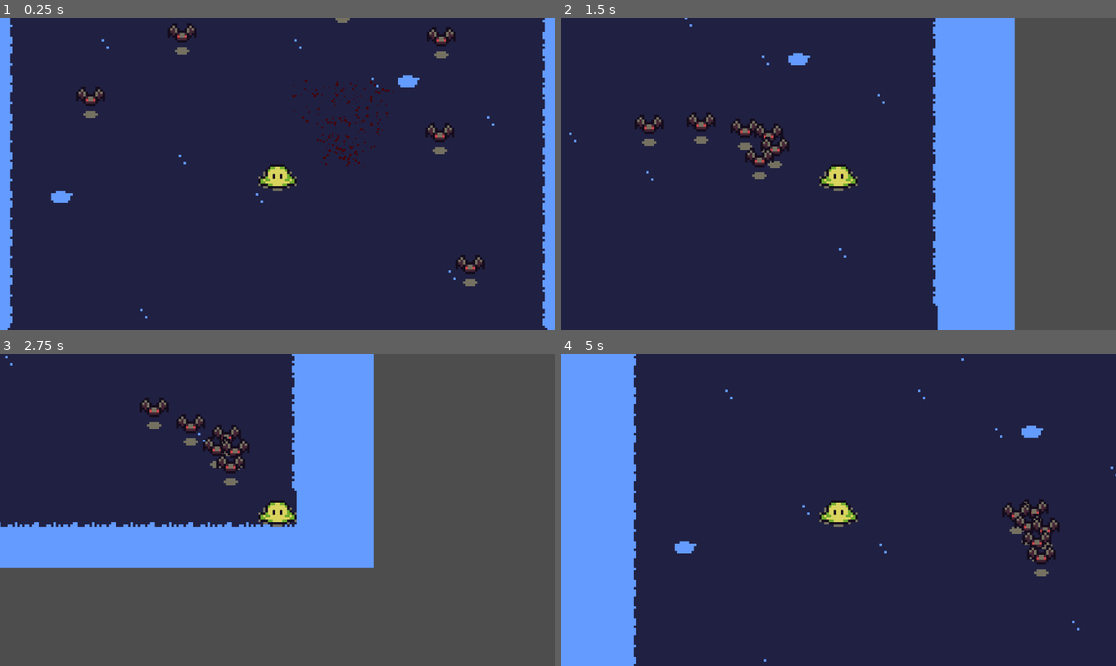
Above: before the commit, frames 1-4 (two rows, left to right).
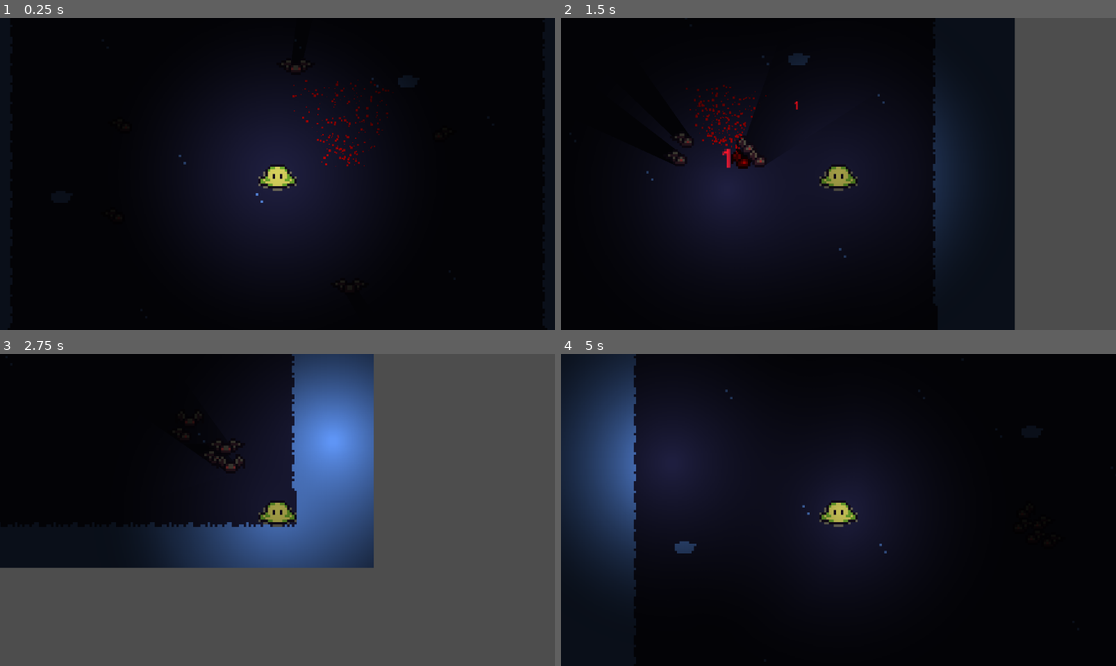
Above: after the commit, the same moments.

Repository: 10Goody12/Light-Based-Dungeon-Crawler
Game: Godot game, scene res://Scenes/main.tscn
Same seed, same stepped clock (60 frames per second), same inputs: the game is played once before the commit and once after it.
Inputs (mouse positions are in pixels of both pictures, inside the frame that each line leads up to):
- Up to frame 1 (0.25 s): no input
- Up to frame 2 (1.5 s): move the mouse to (960, 158) at 0.52 s; hold D (move_right) 0.53-1.28 s; move the mouse to (727, 189) at 1.27 s; hold S (move_down) from 1.28 s (still down)
- Up to frame 3 (2.75 s): move the mouse to (333, 441) at 2.02 s; release S (move_down) at 2.03 s; hold D (move_right) from 2.03 s (still down)
- Up to frame 4 (5 s): move the mouse to (810, 572) at 2.77 s; release D (move_right) at 2.78 s; hold W (move_up) 2.78-3.53 s; move the mouse to (1005, 556) at 3.52 s; hold A (move_left) from 3.53 s (still down); move the mouse to (672, 463) at 4.27 s

The runs differ from the first frame. In frame 1, 93% of the frame differs, in the area x 0-100%, y 0-100%; in frame 2, 77%; in frame 3, 44%; in frame 4, 94%.

Commit message:
Tweaked enemy class. Implemented damage indicators, hit sounds, proper lighting, shadows, and the cursor-based lightsword.

Diff:
--- a/Scenes/blood_particles.tscn
+++ b/Scenes/blood_particles.tscn
@@ -3,8 +3,8 @@
 [ext_resource type="Script" uid="uid://baigpc84tvoo8" path="res://Scripts/blood_particles.gd" id="1_8044i"]
 
 [node name="BloodParticles" type="CPUParticles2D"]
-modulate = Color(0.535857, 0.0178005, 0.00987224, 1)
-self_modulate = Color(0.537255, 0.0196078, 0.0117647, 1)
+modulate = Color(1, 0, 0, 1)
+self_modulate = Color(1, 0, 0, 1)
 z_index = 1
 emitting = false
 amount = 200
--- /dev/null
+++ b/Scenes/damage_counter.tscn
@@ -0,0 +1,44 @@
+[gd_scene load_steps=3 format=3 uid="uid://dsvxpdu6g517f"]
+
+[ext_resource type="Script" uid="uid://c3ekjgvl5181" path="res://damage_counter.gd" id="1_ok317"]
+
+[sub_resource type="CanvasItemMaterial" id="CanvasItemMaterial_f4ffs"]
+blend_mode = 1
+light_mode = 1
+
+[node name="DamageCounter" type="Node2D"]
+top_level = true
+light_mask = 2
+visibility_layer = 2
+z_index = 20
+z_as_relative = false
+script = ExtResource("1_ok317")
+font_size_decay = 5.0
+
+[node name="Container" type="Control" parent="."]
+layout_mode = 3
+anchors_preset = 15
+anchor_right = 1.0
+anchor_bottom = 1.0
+grow_horizontal = 2
+grow_vertical = 2
+
+[node name="DamageLabel" type="RichTextLabel" parent="Container"]
+light_mask = 0
+material = SubResource("CanvasItemMaterial_f4ffs")
+layout_mode = 1
+anchors_preset = 8
+anchor_left = 0.5
+anchor_top = 0.5
+anchor_right = 0.5
+anchor_bottom = 0.5
+offset_left = -20.0
+offset_top = -12.5
+offset_right = 20.0
+offset_bottom = 12.5
+grow_horizontal = 2
+grow_vertical = 2
+bbcode_enabled = true
+text = "[center]5.0[/center]"
+horizontal_alignment = 1
+vertical_alignment = 1
--- a/Scenes/light_sword.tscn
+++ b/Scenes/light_sword.tscn
@@ -1,7 +1,17 @@
-[gd_scene load_steps=6 format=3 uid="uid://be763vwsw412y"]
+[gd_scene load_steps=8 format=3 uid="uid://be763vwsw412y"]
 
 [ext_resource type="Texture2D" uid="uid://cyljc5f3wdk0d" path="res://GFX/light_sword_test.png" id="1_fjwkt"]
 [ext_resource type="Script" uid="uid://ddjvjp4uin6d4" path="res://Scripts/light_sword.gd" id="1_gwfeh"]
+
+[sub_resource type="Gradient" id="Gradient_7n8p5"]
+colors = PackedColorArray(1, 1, 1, 1, 0, 0, 0, 0)
+
+[sub_resource type="GradientTexture2D" id="GradientTexture2D_1jnj3"]
+gradient = SubResource("Gradient_7n8p5")
+use_hdr = true
+fill = 1
+fill_from = Vector2(0.5, 0.5)
+fill_to = Vector2(1, 0.5)
 
 [sub_resource type="AtlasTexture" id="AtlasTexture_lquwl"]
 atlas = ExtResource("1_fjwkt")
@@ -24,6 +34,20 @@
 [node name="LightSword" type="Node2D" groups=["LightSword"]]
 script = ExtResource("1_gwfeh")
 
+[node name="PointLight2D" type="PointLight2D" parent="."]
+z_index = -5
+texture_filter = 1
+scale = Vector2(0.5, 0.5)
+blend_mode = 2
+range_layer_min = -15
+range_layer_max = 15
+range_item_cull_mask = 3
+shadow_enabled = true
+shadow_color = Color(0, 0, 0, 0.0666667)
+texture = SubResource("GradientTexture2D_1jnj3")
+texture_scale = 5.0
+height = 100.0
+
 [node name="LightSword" type="AnimatedSprite2D" parent="." groups=["LightSword"]]
 visible = false
 modulate = Color(1, 1, 1, 0.247059)
--- a/Scenes/main.tscn
+++ b/Scenes/main.tscn
@@ -11,38 +11,36 @@
 
 [node name="Map" parent="." instance=ExtResource("1_jjvhh")]
 z_index = -10
+metadata/_edit_lock_ = true
 
 [node name="Player" parent="." groups=["Player"] instance=ExtResource("2_kry3j")]
 y_sort_enabled = true
 
-[node name="Camera2D" type="Camera2D" parent="Player"]
+[node name="Camera2D" type="Camera2D" parent="Player" groups=["Camera"]]
 zoom = Vector2(5, 5)
 
 [node name="TestEenemy" parent="." instance=ExtResource("3_21xkr")]
 y_sort_enabled = true
 position = Vector2(75, -17)
 
+[node name="LightSword" parent="." instance=ExtResource("4_6bp64")]
+metadata/_edit_lock_ = true
+
+[node name="BloodParticles" parent="." instance=ExtResource("5_kry3j")]
+position = Vector2(28.64, 0)
+
 [node name="TestEenemy2" parent="." instance=ExtResource("3_21xkr")]
 y_sort_enabled = true
-position = Vector2(30, -77)
+position = Vector2(9, -51)
 
 [node name="TestEenemy3" parent="." instance=ExtResource("3_21xkr")]
 y_sort_enabled = true
-position = Vector2(74, -60)
+position = Vector2(34, 55)
 
 [node name="TestEenemy4" parent="." instance=ExtResource("3_21xkr")]
 y_sort_enabled = true
-position = Vector2(-44, -63)
+position = Vector2(-71, -21)
 
 [node name="TestEenemy5" parent="." instance=ExtResource("3_21xkr")]
 y_sort_enabled = true
-position = Vector2(-85, -33)
-
-[node name="TestEenemy6" parent="." instance=ExtResource("3_21xkr")]
-y_sort_enabled = true
-position = Vector2(87, 43)
-
-[node name="LightSword" parent="." instance=ExtResource("4_6bp64")]
-
-[node name="BloodParticles" parent="." instance=ExtResource("5_kry3j")]
-position = Vector2(28.64, 0)
+position = Vector2(-74, 21)
--- a/Scenes/map_test.tscn
+++ b/Scenes/map_test.tscn
@@ -26,3 +26,9 @@
 [node name="TileMapLayer" type="TileMapLayer" parent="."]
 tile_map_data = PackedByteArray("AAABAP7/AAAAAAAAAAAAAP7/AAAAAAAAAAAAAP//AAAAAAAAAAD/////AAAAAAAAAAD+////AAAAAAAAAAD+/w …(3952 unchanged characters)…
 tile_set = SubResource("TileSet_c7aqf")
+
+[node name="DirectionalLight2D" type="DirectionalLight2D" parent="."]
+z_index = 5
+color = Color(0, 0, 0, 1)
+energy = 0.9
+blend_mode = 2
--- a/Scenes/player.tscn
+++ b/Scenes/player.tscn
@@ -10,6 +10,16 @@
 [sub_resource type="CircleShape2D" id="CircleShape2D_i3pqv"]
 radius = 8.0
 
+[sub_resource type="Gradient" id="Gradient_7n8p5"]
+colors = PackedColorArray(1, 1, 1, 1, 0, 0, 0, 0)
+
+[sub_resource type="GradientTexture2D" id="GradientTexture2D_cvnsp"]
+gradient = SubResource("Gradient_7n8p5")
+use_hdr = true
+fill = 1
+fill_from = Vector2(0.5, 0.5)
+fill_to = Vector2(1, 0.5)
+
 [node name="Player" type="CharacterBody2D"]
 collision_layer = 2
 motion_mode = 1
@@ -20,3 +30,17 @@
 
 [node name="CollisionShape2D" type="CollisionShape2D" parent="."]
 shape = SubResource("CircleShape2D_i3pqv")
+
+[node name="PointLight2D" type="PointLight2D" parent="."]
+z_index = -5
+texture_filter = 1
+scale = Vector2(0.5, 0.5)
+blend_mode = 2
+range_layer_min = -15
+range_layer_max = 15
+range_item_cull_mask = 3
+shadow_enabled = true
+shadow_color = Color(0, 0, 0, 0.0666667)
+texture = SubResource("GradientTexture2D_cvnsp")
+texture_scale = 5.0
+height = 100.0
--- a/Scenes/test_enemy.tscn
+++ b/Scenes/test_enemy.tscn
@@ -1,10 +1,14 @@
-[gd_scene load_steps=5 format=3 uid="uid://di5tp45e4jtvh"]
+[gd_scene load_steps=6 format=3 uid="uid://di5tp45e4jtvh"]
 
 [ext_resource type="SpriteFrames" uid="uid://dskalcqfvsme3" path="res://Resources/bat_sprite_frames.tres" id="1_a2gey"]
 [ext_resource type="Script" uid="uid://bn8co1yywq88x" path="res://Scripts/test_enemy.gd" id="1_oq7dc"]
 
 [sub_resource type="CircleShape2D" id="CircleShape2D_oq7dc"]
 radius = 3.0
+
+[sub_resource type="OccluderPolygon2D" id="OccluderPolygon2D_bs22l"]
+cull_mode = 1
+polygon = PackedVector2Array(-2, 1, -2, -2, -1, -3, 1, -3, 2, -2, 2, 1, 1, 2, -1, 2)
 
 [sub_resource type="CircleShape2D" id="CircleShape2D_bt8rc"]
 radius = 6.0
@@ -20,11 +24,18 @@
 [node name="CollisionHitbox" type="CollisionShape2D" parent="."]
 shape = SubResource("CircleShape2D_oq7dc")
 
+[node name="LightOccluder2D" type="LightOccluder2D" parent="."]
+show_behind_parent = true
+z_index = -5
+occluder = SubResource("OccluderPolygon2D_bs22l")
+
 [node name="Hitbox" type="Area2D" parent="."]
 
 [node name="CollisionShape2D" type="CollisionShape2D" parent="Hitbox"]
 shape = SubResource("CircleShape2D_bt8rc")
 
 [node name="AnimatedSprite2D" type="AnimatedSprite2D" parent="."]
+light_mask = 2
+visibility_layer = 2
 sprite_frames = ExtResource("1_a2gey")
 animation = &"down"
--- a/Scripts/light_sword.gd
+++ b/Scripts/light_sword.gd
@@ -1,6 +1,6 @@
 extends Node2D
 
-@export_range(0, 2500, 0.1) var damage = 1
+@export_range(0, 2500, 0.1) var damage : float = 1.0
 @onready var light_sword = get_tree().get_first_node_in_group("LightSword")
 
 func _process(delta: float) -> void:
--- a/Scripts/test_enemy.gd
+++ b/Scripts/test_enemy.gd
@@ -13,7 +13,7 @@
 @onready var health : float = starting_health
 
 @export_category("Damage Behaviour")
-@export_range(1, 15, 1.0) var damage_cooldown = 5.0
+@export_range(1, 15, 1.0) var damage_cooldown = 0.5
 var damage_flicker_counter = 0.0
 
 @onready var player = get_tree().get_first_node_in_group("Player")
@@ -21,12 +21,15 @@
 @onready var body = $AnimatedSprite2D
 
 var was_damaged : bool = false
+var desired_direction_normalized
 
 func get_desired_direction():
 	#var input_dir = Input.get_vector("move_left", "move_right", "move_up", "move_down")
 
 	var noise : Vector2 = Vector2(randf_range(-random_amplitude, random_amplitude), randf_range(-random_amplitude, random_amplitude))
 	var desired_dir = player.position - position + (slide_factor * velocity) + noise
+	desired_direction_normalized = desired_dir.normalized()
+	#print(desired_direction_normalized)
 
 	velocity = velocity.lerp(desired_dir.normalized() * enemy_speed if desired_dir != Vector2.ZERO else Vector2.ZERO, 0.1)
 
@@ -34,7 +37,6 @@
 	if health <= 0:
 		body.visible = false
 		queue_free()
-
 
 func inflict_damage(in_damage):
 	if was_damaged == false:
@@ -46,29 +48,51 @@
 		blood_particles.position = self.position
 		get_tree().root.add_child(blood_particles)
 
-		#print("Blood particles position: ", blood_particles.global_position, "\nEnemy position: ", self.global_position, "\n")
+		#print("test 1")
+		var damage_counter_scene: PackedScene = load("res://Scenes/damage_counter.tscn")
+		var damage_counter = damage_counter_scene.instantiate()
+		damage_counter.initialize(in_damage, 10, 0.01, 1.5, 12, 1.0, Color.RED, self.global_position)
+		get_tree().root.add_child(damage_counter)
 
 		Sound.play_random_hit()
 
 func adjust_flicker():
 	if was_damaged:
-		modulate = Color.DARK_RED
+		modulate = Color.RED
 	else:
 		modulate = modulate.lerp(Color.WHITE, 1 / damage_cooldown)
+
+func play_correct_animation():
+	var tan_num = atan2(desired_direction_normalized[0], desired_direction_normalized[1])
+
+	if tan_num >= -PI/4 and tan_num <= PI/4:
+		#print("GOING DOWN")
+		body.play("down")
+	elif tan_num >= PI/4 and tan_num <= 3*PI/4:
+		#print("GOING RIGHT")
+		body.play("right")
+	elif tan_num >= 3*PI/4 or tan_num <= -3*PI/4:
+		#print("GOING UP")
+		body.play("up")
+	elif tan_num >= -3*PI/4 and tan_num <= -PI/4:
+		#print("GOING LEFT")
+		body.play("left")
 
 ####
 
 func _process(delta: float) -> void:
-	if damage_flicker_counter == damage_cooldown:
-		was_damaged = false
+	if was_damaged:
+		damage_flicker_counter += delta
+		modulate = Color.RED
 
-	if was_damaged:
-		damage_flicker_counter += 1
+		if damage_flicker_counter >= damage_cooldown:
+			was_damaged = false
+			damage_flicker_counter = 0
 	else:
-		damage_flicker_counter = 0
+		modulate = modulate.lerp(Color.WHITE, delta * 5.0)
 
 	check_health()
-	adjust_flicker()
+	#adjust_flicker()
 
 
 func _physics_process(delta):
@@ -79,3 +103,4 @@
 
 	if can_move:
 		move_and_slide()
+		play_correct_animation()
--- /dev/null
+++ b/damage_counter.gd
@@ -0,0 +1,70 @@
+extends Node2D
+class_name DamageCounter
+
+var damage_dealt
+var counter_text : String
+var counter_text_prefix : String = "[center]"
+var counter_text_suffix : String = "[/center]"
+
+@export var float_height : float = 50.0
+@export var float_speed : float = 10.0
+@export var float_linger : float = 1000.0
+@export var font_size : float = 12.0
+@export var font_size_decay : float = 2.0
+@export var label_colour : Color = Color.WHITE
+
+var start_position : Vector2
+var float_counter : float = 0.0
+
+@onready var label = $Container/DamageLabel
+@onready var container = $Container
+var camera
+
+#func update_screen_position():
+	#var camera = get_viewport().get_camera_2d()
+	#if camera:
+		#var screen_pos = camera.unproject_position(start_position)
+		#container.position = screen_pos
+
+func initialize(in_damage_dealt, in_float_height, in_float_speed, in_float_linger, in_font_size, in_font_size_decay, in_colour, in_position):
+	damage_dealt = in_damage_dealt
+	float_height = in_float_height
+	float_speed = in_float_speed
+	float_linger = in_float_linger
+	font_size = in_font_size
+	font_size_decay = in_font_size_decay
+	label_colour = in_colour
+	#container.global_position = in_position
+	start_position = in_position
+
+func _ready() -> void:
+	camera = get_tree().get_first_node_in_group("Camera")
+	container.global_position = start_position
+
+	if float(damage_dealt) == int(damage_dealt):
+		var damage_dealt_as_int = int(damage_dealt)
+		damage_dealt = damage_dealt_as_int
+		print("Damage dealt: ", damage_dealt, "\nDamage as int: ", int(damage_dealt))
+
+	counter_text = str(damage_dealt)
+	label.text = counter_text_prefix + counter_text + counter_text_suffix
+	label.add_theme_font_size_override("normal_font_size", font_size)
+	label.add_theme_color_override("default_color", label_colour)
+	float_counter = 0.0
+	print("Damage Counter spawned: ", str(self))
+
+
+func _process(delta: float) -> void:
+	float_counter += delta
+	#start_position = start_position + camera.position
+
+	if float_counter >= float_linger / float_speed:
+		queue_free()
+		pass
+	else:
+		container.position = container.position.lerp(start_position + Vector2(0, - float_height), delta * float_speed)
+		modulate.a -= delta * 0.1
+		#label.add_theme_font_size_override("normal_font_size", font_size - (font_size_decay * float_counter))
+		label.scale = label.scale.lerp(Vector2(0,0), font_size_decay * delta)
+		#label.position.x += float(font_size_decay * delta)
+		label.position.x = lerp(label.position.x, 5.0, delta / font_size_decay)
--- a/project.godot
+++ b/project.godot
@@ -24,6 +24,7 @@
 
 Player=""
 LightSword=""
+Camera=""
 
 [input]
 
Binary file added: GFX/bat_shadow.png
Not shown, added: GFX/bat_shadow.png.import
Binary file changed: GFX/characters.png
Not shown: 1 places in Scenes/player.tscn that only renumber resources
Not shown, added: damage_counter.gd.uid
